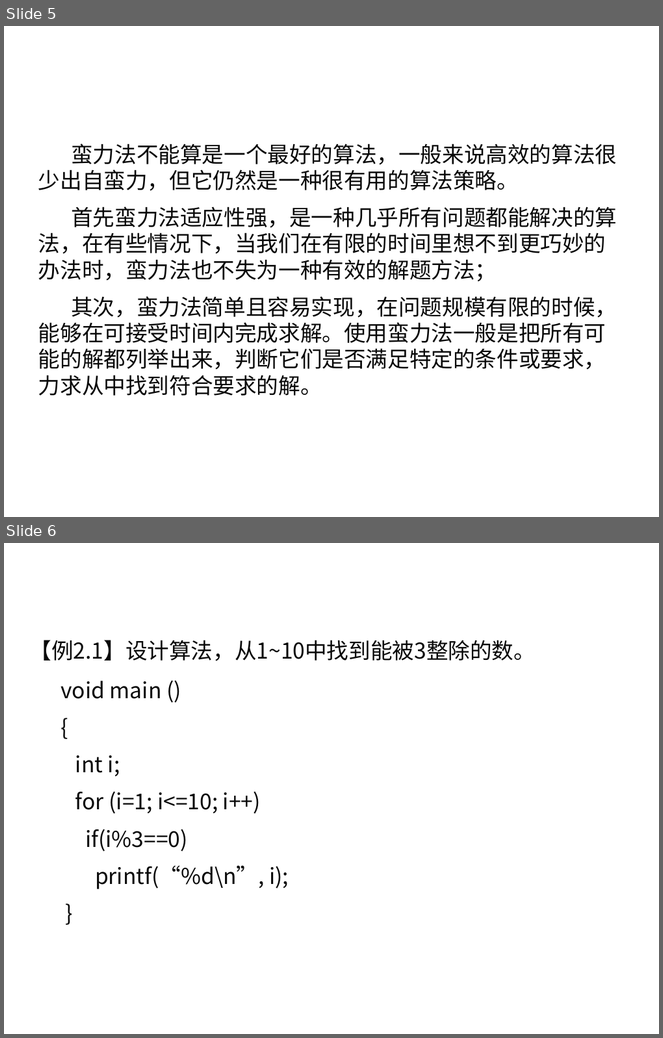
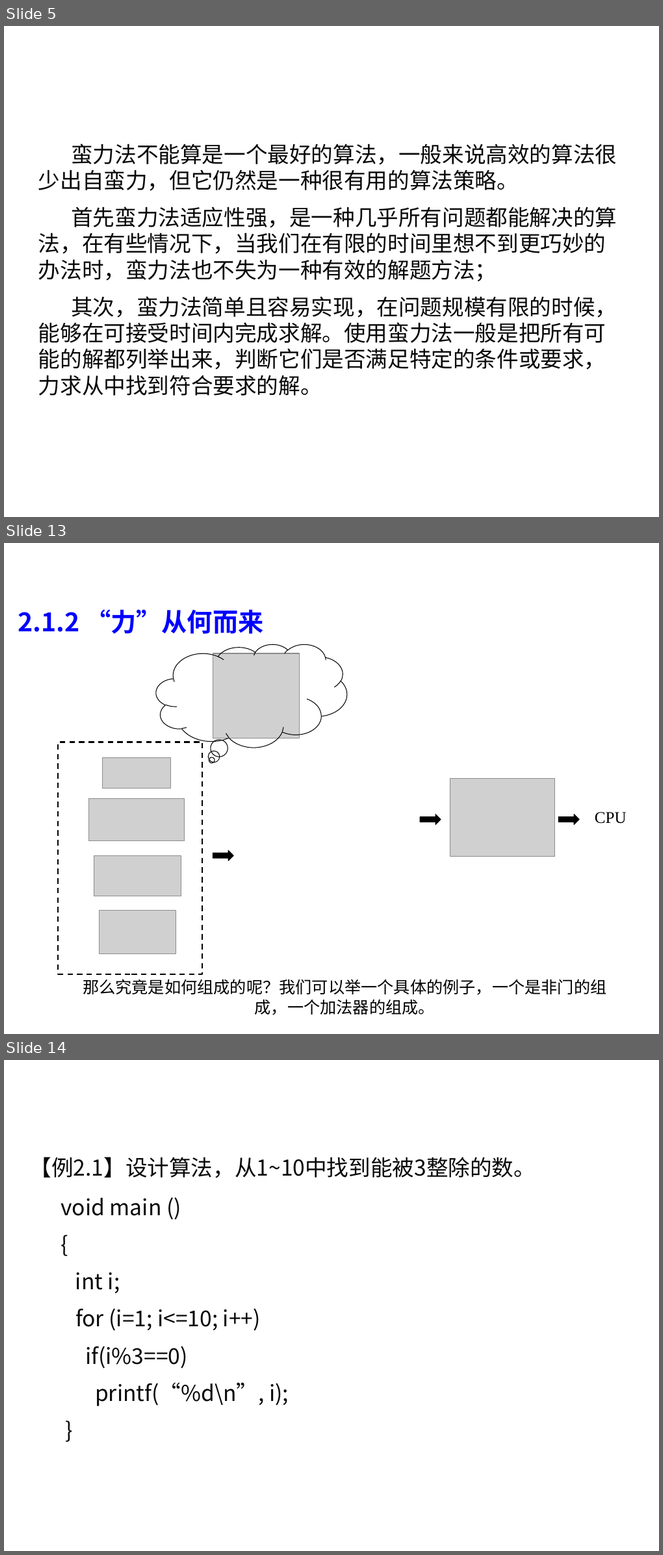
Before and after one commit to liutongling/DP, a slide deck: file/第2章 蛮力法.pptx. Shown one above the other, each under a label of ours: slides 5 and 6 before the commit, slides 5, 13 and 14 after it; the slides between them are not shown. The pictures are 663x1038 and 663x1555 pixels, drawn with LibreOffice and Linux fonts; fonts in the diff are those of the drawing; grey boxes stand for pictures; background and template pictures are left out. Boxes give left, top, right and bottom in pixels: in the first picture for what was removed or moved away, otherwise in the second. Text is boxed around its words. In the diff, an @@ line names an element or a change of style, - is before the commit and + after.

```diff
--- a/file/第2章 蛮力法.pptx
+++ b/file/第2章 蛮力法.pptx
@@ slide 13 added at (4, 543, 659, 1034), background #FFFFFF @@
@@ text added at (18, 609, 263, 634), 28 pt, text #0000FF, bold @@
+2.1.2 “力”从何而来
@@ thought cloud added at (156, 644, 347, 747), outline #000000 0.75 pt @@
@@ picture added at (213, 653, 300, 738) @@
@@ rectangle added at (59, 742, 202, 974), outline #000000 1.5 pt dashed @@
@@ picture added at (103, 758, 171, 789) @@
@@ picture added at (450, 778, 555, 857) @@
@@ picture added at (89, 799, 185, 842) @@
@@ right arrow added at (420, 814, 441, 824), fill #000000, outline #000000 0.75 pt @@
@@ right arrow added at (559, 814, 580, 824), fill #000000, outline #000000 0.75 pt @@
@@ text added at (595, 812, 627, 824), 18 pt, text #000000 @@
+CPU
@@ right arrow added at (213, 851, 234, 861), fill #000000, outline #000000 0.75 pt @@
@@ picture added at (94, 856, 181, 895) @@
@@ picture added at (100, 910, 176, 954) @@
@@ text added at (83, 979, 607, 1016), 18 pt, text #000000 @@
+那么究竟是如何组成的呢？我们可以举一个具体的例子，一个是非门的组成，一个加法器的组成。
@@ what was slide 6 is now slide 14 @@
```
Also in this commit, not shown: 7 other slides added.
